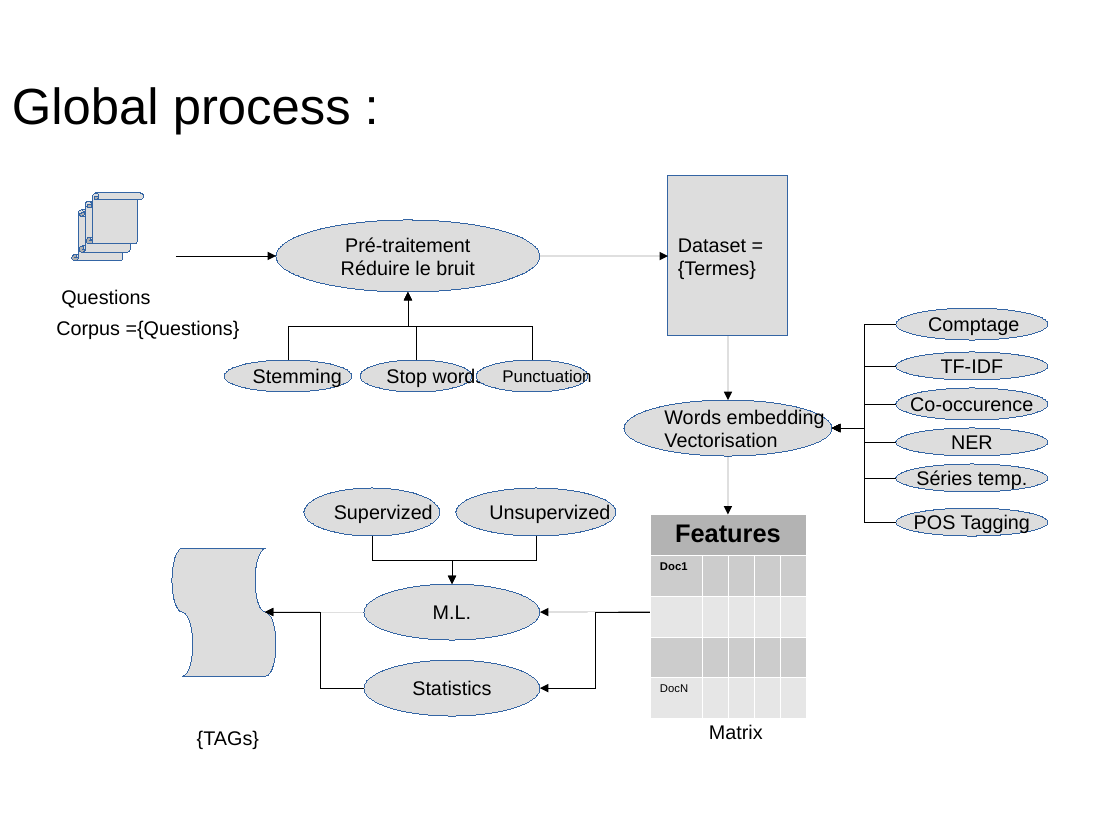
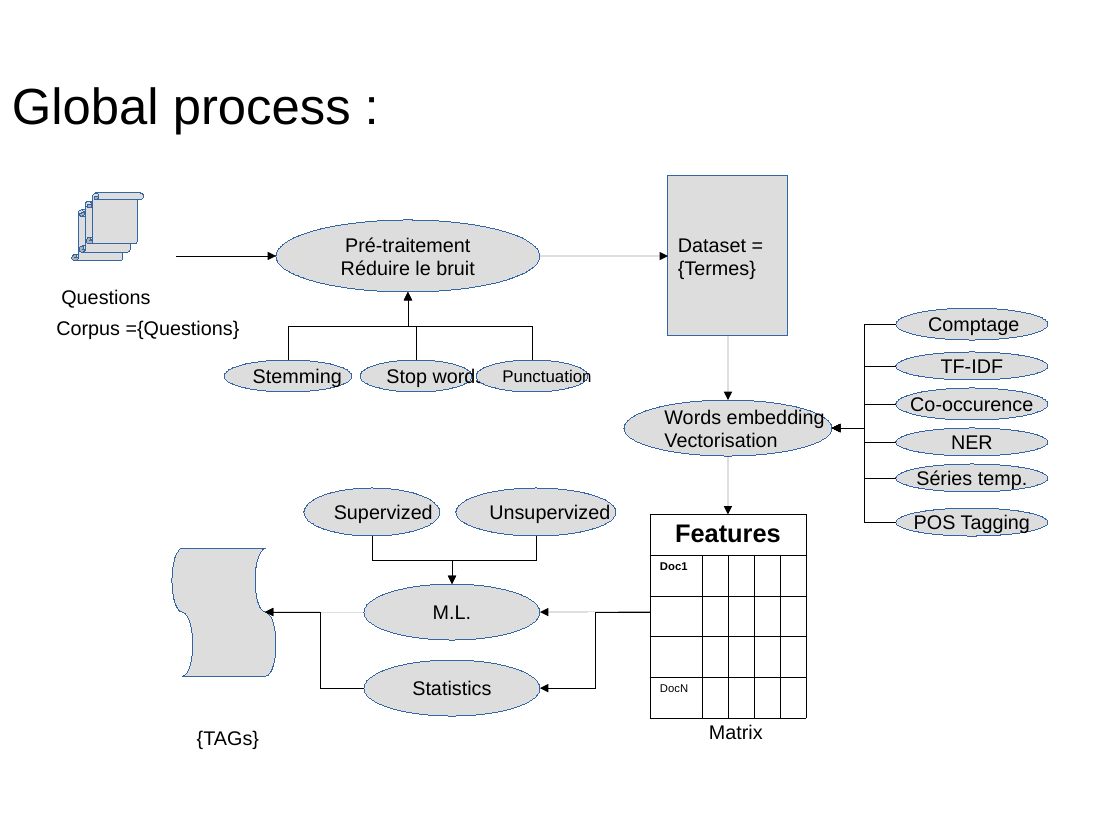
Before and after one commit to dataforcast/OC_Datascientist, a slide deck: slide 9 of P6/report/Openclassrooms_ParcoursDatascientist_P6-V1.odp (slide 5 before the commit). Drawn at 1120x840 pixels with LibreOffice and Linux fonts; fonts in the diff are those of the drawing; background and template pictures are left out. Boxes give left, top, right and bottom in pixels: in the first picture for what was removed or moved away, otherwise in the second. Text is boxed around its words. In the diff, an @@ line names an element or a change of style, - is before the commit and + after.

```diff
--- a/P6/report/Openclassrooms_ParcoursDatascientist_P6-V1.odp
+++ b/P6/report/Openclassrooms_ParcoursDatascientist_P6-V1.odp
@@ table at [650,514,808,708] @@
@@ fill #B3B3B3 to none in row 1, column 1 @@
@@ fill #CCCCCC to none in row 2, column 1 @@
@@ fill #E6E6E6 to none in row 5, column 1 @@
@@ borders changed @@
```
Also in this commit, not shown: 6 other slides changed, 8 slides added, 1 slide removed, 6 other files.
